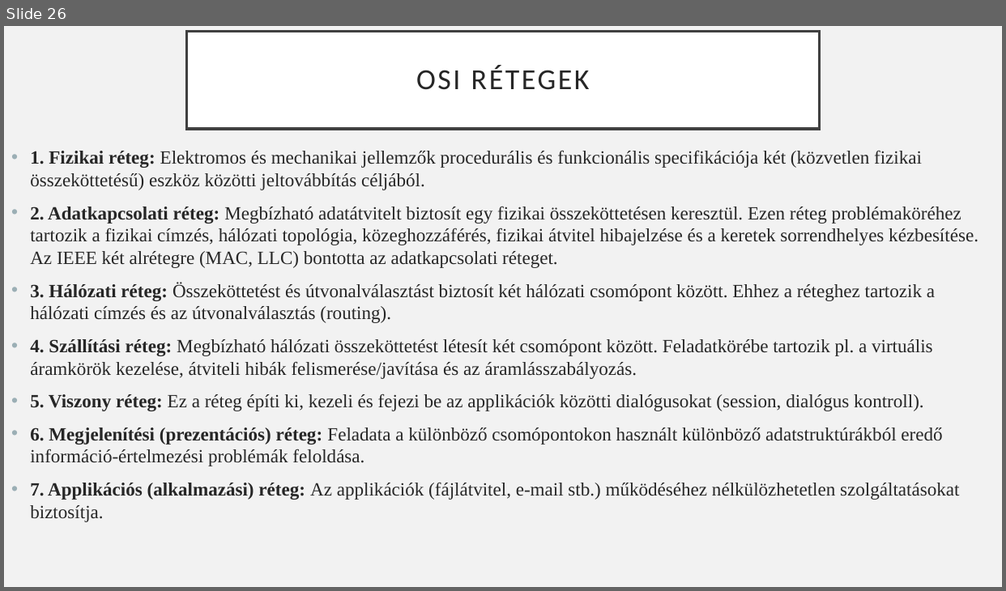
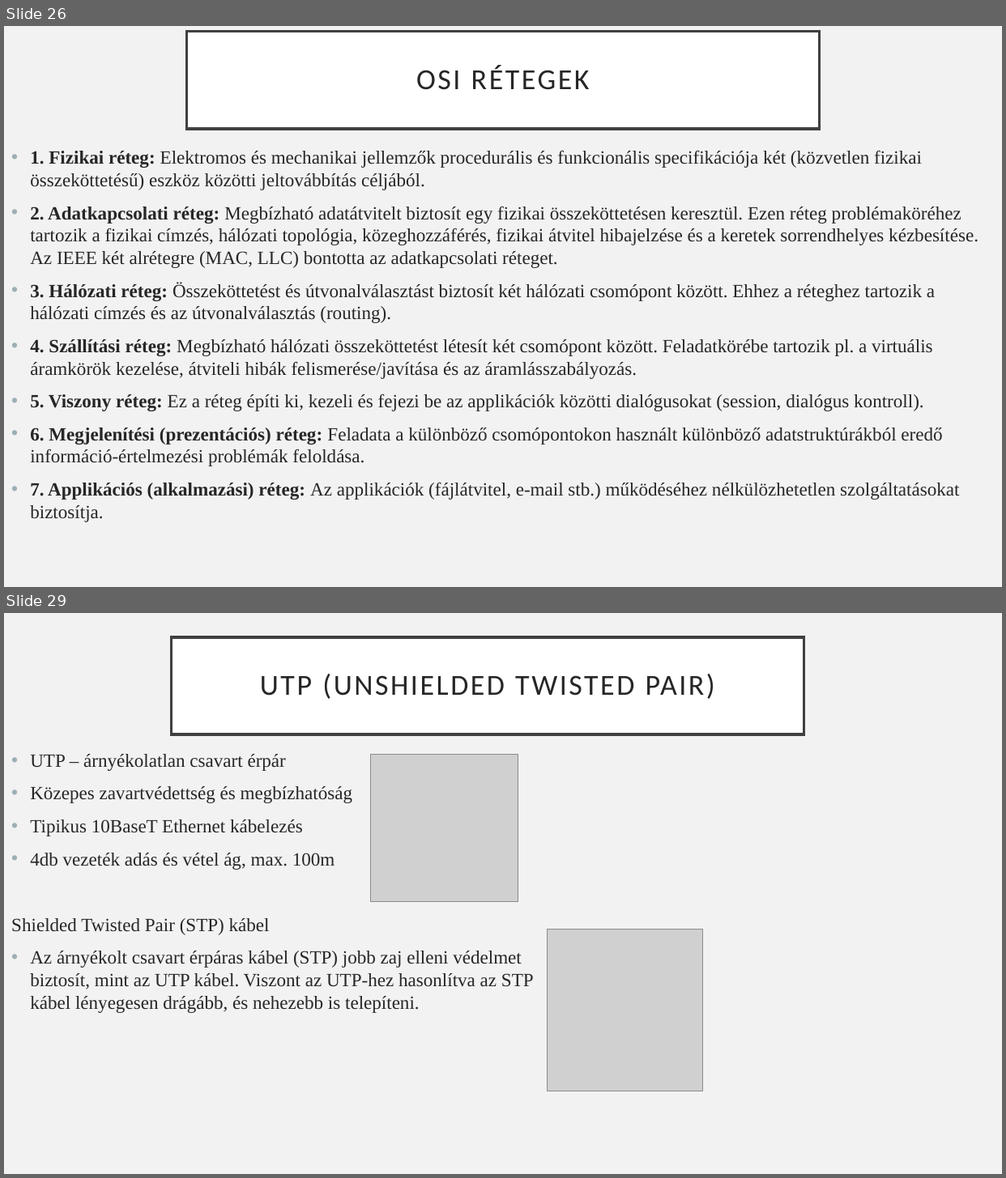
Before and after one commit to Feenc/sulishtml, a slide deck: cisco/cisco2.pptx. Shown one above the other, each under a label of ours: slide 26 before the commit, slides 26 and 29 after it; the slides between them are not shown. The pictures are 1006x591 and 1006x1178 pixels, drawn with LibreOffice and Linux fonts; fonts in the diff are those of the drawing; grey boxes stand for pictures. Boxes give left, top, right and bottom in pixels: in the first picture for what was removed or moved away, otherwise in the second. Text is boxed around its words. In the diff, an @@ line names an element or a change of style, - is before the commit and + after.

```diff
--- a/cisco/cisco2.pptx
+++ b/cisco/cisco2.pptx
@@ slide 29 added at <box>4,613,1002,1174</box>, background #F2F2F2 @@
@@ title added at <box>172,637,804,735</box>, fill #FFFFFF, outline #404040 2.5 pt, 28 pt, text #262626 @@
+UTP (UNSHIELDED TWISTED PAIR)
@@ text added at <box>11,754,534,1013</box>, 18 pt, text #262626 @@
+• UTP – árnyékolatlan csavart érpár
+• Közepes zavartvédettség és megbízhatóság
+• Tipikus 10BaseT Ethernet kábelezés
+• 4db vezeték adás és vétel ág, max. 100m
+Shielded Twisted Pair (STP) kábel
+• Az árnyékolt csavart érpáras kábel (STP) jobb zaj elleni védelmet biztosít, mint az UTP kábel. Viszont az UTP-hez hasonlítva az STP kábel lényegesen drágább, és nehezebb is telepíteni.
@@ picture added at <box>370,755,518,902</box> @@
@@ picture added at <box>548,930,702,1092</box> @@
```
Also in this commit, not shown: 1 slide changed, 1 other slide added, 5 other files.
